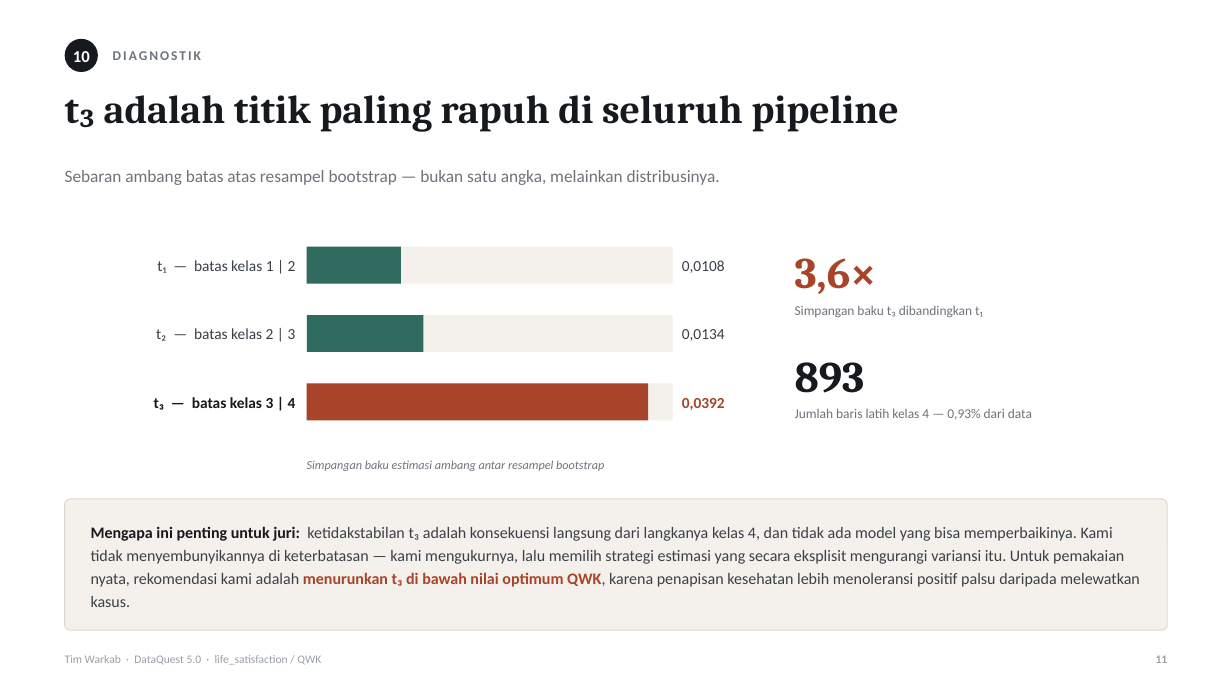
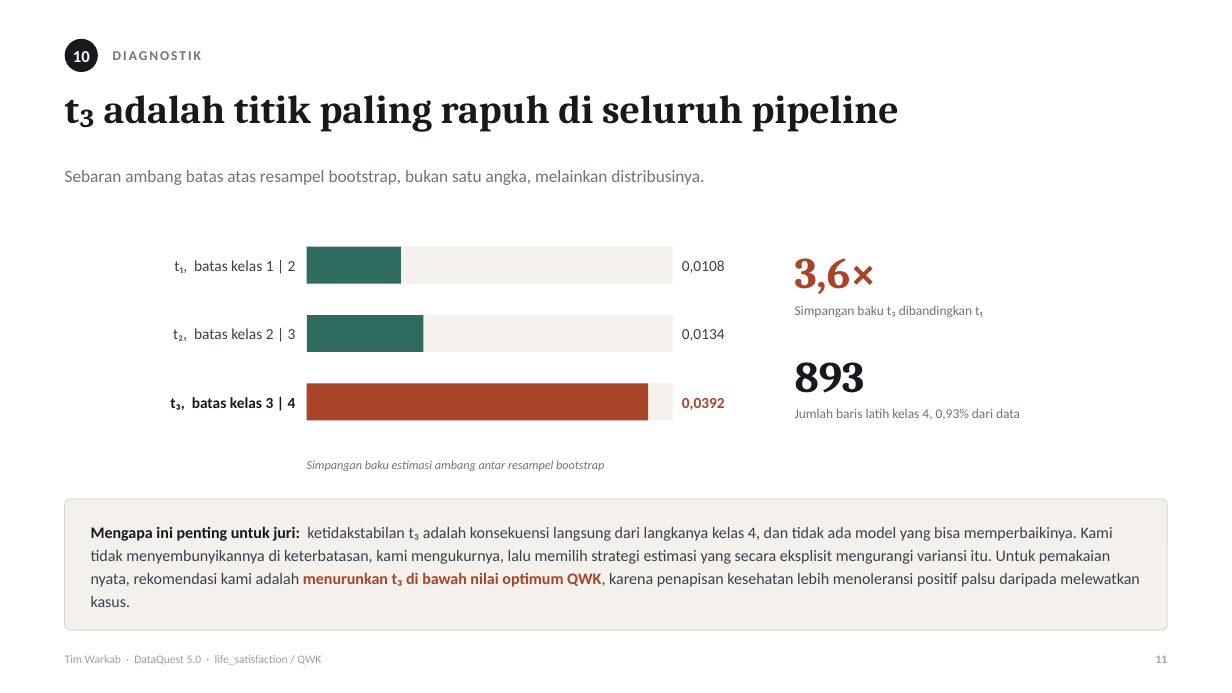
Before and after one commit to MikaelAdikara/DataQuest-Warkab, a slide deck: slide 11 of docs/Pitch_DataQuest5_Warkab.pptx. Drawn at 1232x693 pixels with LibreOffice and Linux fonts; fonts in the diff are those of the drawing. Boxes give left, top, right and bottom in pixels: in the first picture for what was removed or moved away, otherwise in the second. Text is boxed around its words. In the diff, an @@ line names an element or a change of style, - is before the commit and + after.

```diff
--- a/docs/Pitch_DataQuest5_Warkab.pptx
+++ b/docs/Pitch_DataQuest5_Warkab.pptx
@@ text at <box>65,170,704,185</box>: text changed @@
-Sebaran ambang batas atas resampel bootstrap — bukan satu angka, melainkan distribusinya.
+Sebaran ambang batas atas resampel bootstrap, bukan satu angka, melainkan distribusinya.
@@ text at <box>174,260,296,273</box>: text changed @@
-t₁ — batas kelas 1 | 2
+t₁, batas kelas 1 | 2
@@ text at <box>173,328,296,341</box>: text changed @@
-t₂ — batas kelas 2 | 3
+t₂, batas kelas 2 | 3
@@ text at <box>170,397,296,410</box>: text changed @@
-t₃ — batas kelas 3 | 4
+t₃, batas kelas 3 | 4
@@ text at <box>795,408,1020,420</box>: text changed @@
-Jumlah baris latih kelas 4 — 0,93% dari data
+Jumlah baris latih kelas 4, 0,93% dari data
@@ text at <box>91,526,1140,607</box>: text changed @@
-Mengapa ini penting untuk juri: ketidakstabilan t₃ adalah konsekuensi langsung dari langkanya kelas 4, dan tidak ada model yang bisa memperbaikinya. Kami tidak menyembunyikannya di keterbatasan — kami mengukurnya, lalu memilih strategi estimasi yang secara eksplisit mengurangi variansi itu. Untuk pemakaian nyata, rekomendasi kami adalah menurunkan t₃ di bawah nilai optimum QWK, karena penapisan kesehatan lebih menoleransi positif palsu daripada melewatkan kasus.
+Mengapa ini penting untuk juri: ketidakstabilan t₃ adalah konsekuensi langsung dari langkanya kelas 4, dan tidak ada model yang bisa memperbaikinya. Kami tidak menyembunyikannya di keterbatasan, kami mengukurnya, lalu memilih strategi estimasi yang secara eksplisit mengurangi variansi itu. Untuk pemakaian nyata, rekomendasi kami adalah menurunkan t₃ di bawah nilai optimum QWK, karena penapisan kesehatan lebih menoleransi positif palsu daripada melewatkan kasus.
```
Also in this commit, not shown: 21 other slides changed, 4 other files.
